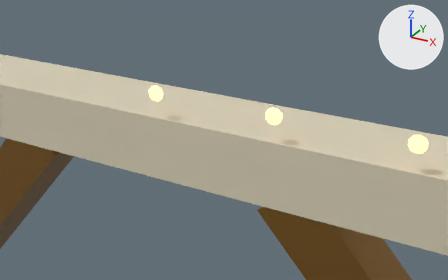
An edit to the Blender file assets/maps/aetherion_orrery/blender/08_comet_pendulum.blend, drawn before and after from the same camera.
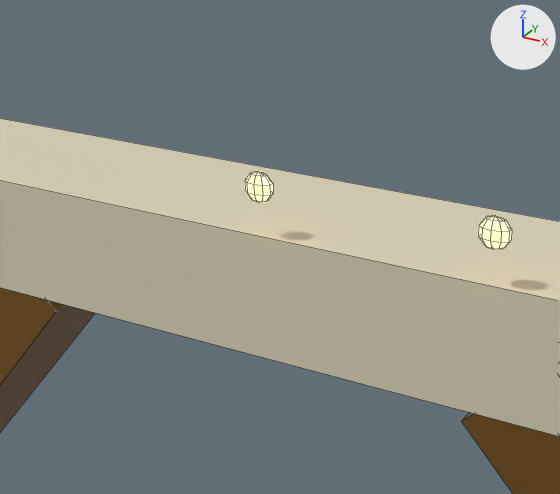
Each version appears first from a 50 mm lens placed at (3.64, -9.12, 22.12), pointed at (-1.03, -0.62, 17.87), and next in a close-up on the part from 6% to 68% of the width and 0% to 88% of the height. Lighting does not change. The marker at upper right points along +X, +Y and +Z. The older version's two pictures come first. Both versions are drawn at frame 721 of the action 'comet_countdown_0_nocolAction'; the numbers are the values there. The close-ups show mesh edges as thin lines.

The first close-up shows 'comet_countdown_0_nocol', 'comet_countdown_1_nocol', 'comet_stem_0', 'comet_stem_1', 'pendulum_header_nocol'.
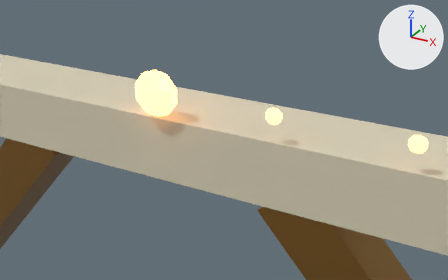
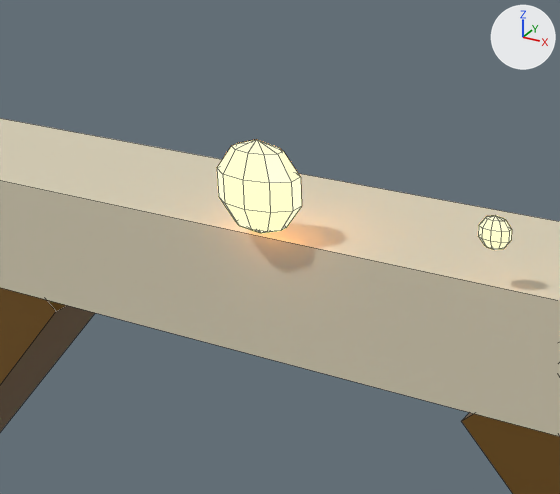
What differs and where, as boxes (x1, y1, x2, y2) in the close-ups (560 x 494 px):
'comet_countdown_0_nocol', rescaled (197% wider, 185% taller): before (245, 171, 273, 203); after (217, 140, 302, 233)

What the commit changed:
Object 'comet_countdown_0_nocol' (ob_comet_countdown_0_nocol) is rescaled from (0.34, 0.34, 0.34) to (1.0, 1.0, 1.0).
